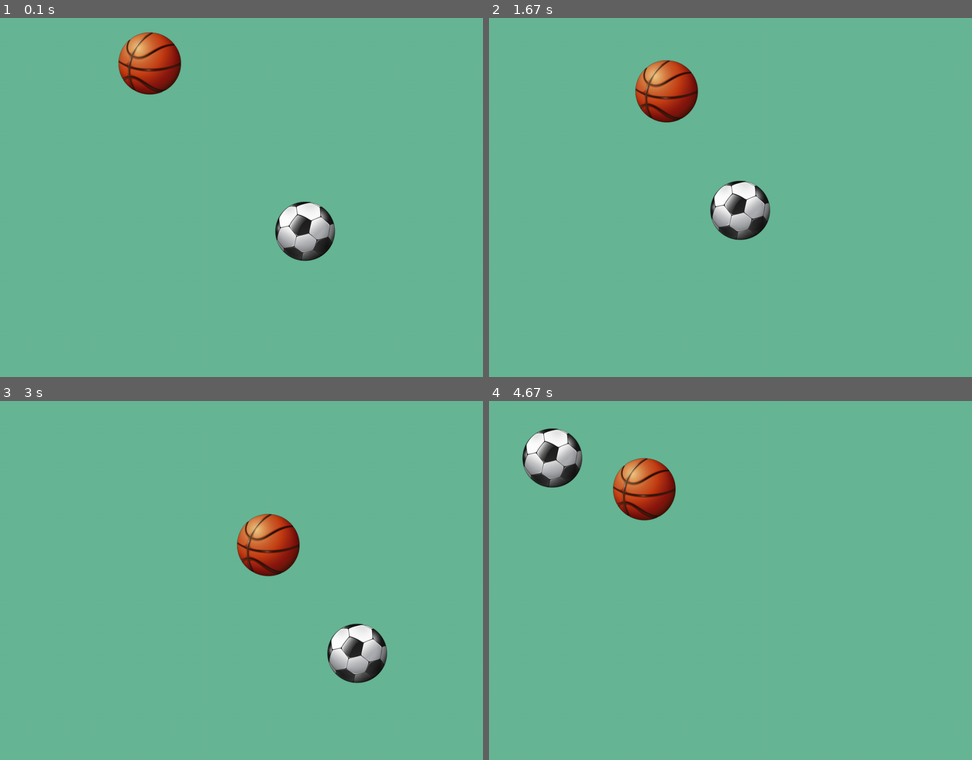
Above: before the commit, frames 1-4 (two rows, left to right).
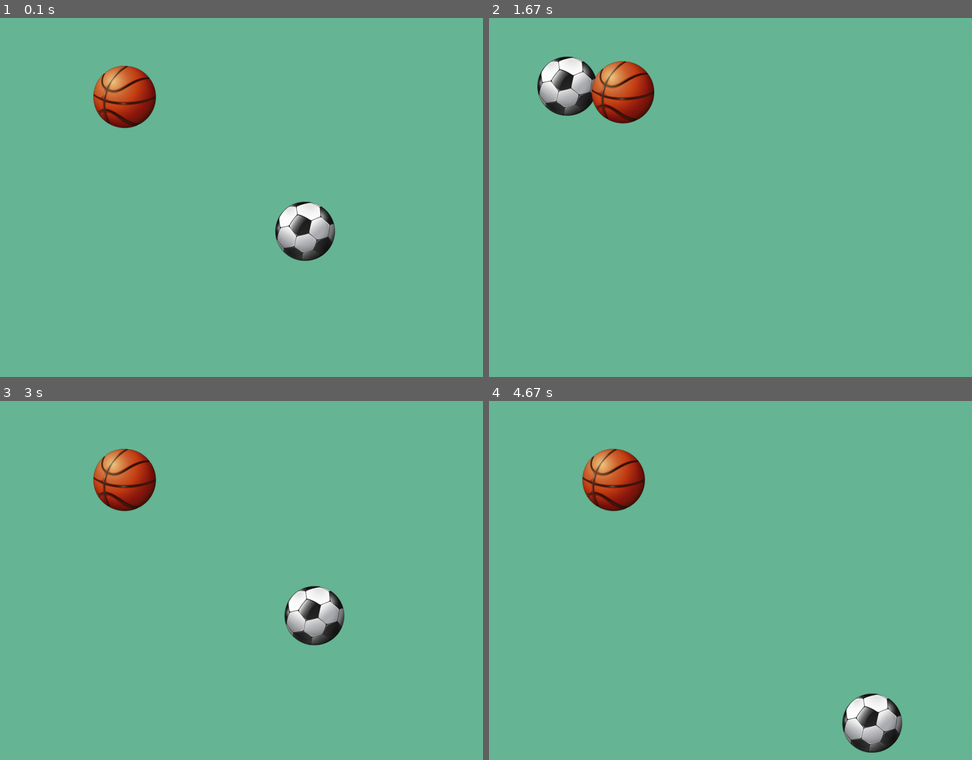
Above: after the commit, the same moments.

Repository: infProgram/inf371_spring2022-Pieces-Ho
Game: pygame game, started from pygameTutorials/moveWithKeys.py
Two runs of this game, one before a commit and one after it. Both use one fixed random seed, a clock stepped at 60 frames per second and the inputs below.
Inputs:
- Up to frame 1 (0.1 s): no input
- Up to frame 2 (1.67 s): hold D 0.33-0.8 s; hold W 0.83-1.13 s; hold D 1.17-1.63 s
- Up to frame 3 (3 s): hold A 1.67-2.2 s; hold S 2.23-2.53 s; hold A 2.57-2.97 s
- Up to frame 4 (4.67 s): hold W 3-3.37 s; hold D 3.4-4.03 s; hold S 4.07-4.43 s; hold A from 4.47 s (still down)

The runs differ from the first frame. In frame 1, 3.1% of the frame differs, in the area x 19-38%, y 3-31%; in frame 2, 6.4%; in frame 3, 6.8%, in the area x 19-81%, y 13-79%; in frame 4, 6.1%.

Commit message:
change the ball let it move by WASD

Diff:
--- a/pygameTutorials/moveWithKeys.py
+++ b/pygameTutorials/moveWithKeys.py
@@ -39,22 +39,38 @@
 pygame.display.set_caption('Ball Game') #  主窗口标题（Title）
 
 ball001 = OneBall("soccer.png",4,3,520,340)
-ball002 = OneBall("basketball.png",3,-4,200,100)
+# ball002 = OneBall("basketball.png",3,-4,200,100)
+
+site = x,y = 200,100
+speed = speedxX,speedY = 3,-4
+ball_key = pygame.image.load("basketball.png")
+ball_rect =ball_key.get_rect()
+ball_rect.x = x
+ball_rect.y = y
 
 isRunning = True
 while isRunning:
   for event in pygame.event.get():
     if (event.type == pygame.KEYDOWN and event.key == pygame.K_ESCAPE) or event.type == pygame.QUIT: sys.exit()
+    if event.type == pygame.KEYDOWN:
+        if event.key == pygame.K_w: ball_rect.y = ball_rect.y - 10
+        if event.key == pygame.K_s: ball_rect.y = ball_rect.y + 10
+        if event.key == pygame.K_a: ball_rect.x = ball_rect.x - 10
+        if event.key == pygame.K_d: ball_rect.x = ball_rect.x + 10
   screen.fill(backgroundColor)
 
+
   ball001.blit(screen)
-  ball002.blit(screen)
+  ball001.move()
 
-  ball001.move()
-  ball002.move()
+  screen.blit(ball_key,ball_rect)
 
-  ball001.collide(ball002)
-  ball002.collide(ball001)
+
+#   ball002.blit(screen)
+#   ball002.move()
+
+#   ball001.collide(ball002)
+#   ball002.collide(ball001)
 
 
   time.sleep(0.005)
